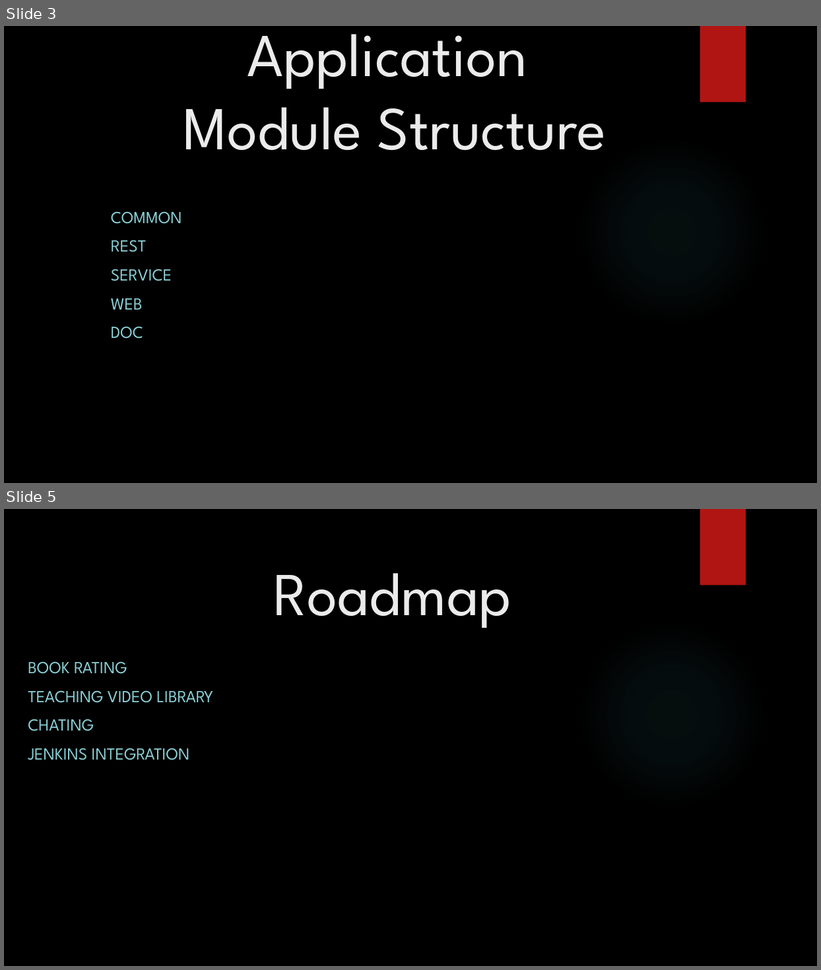
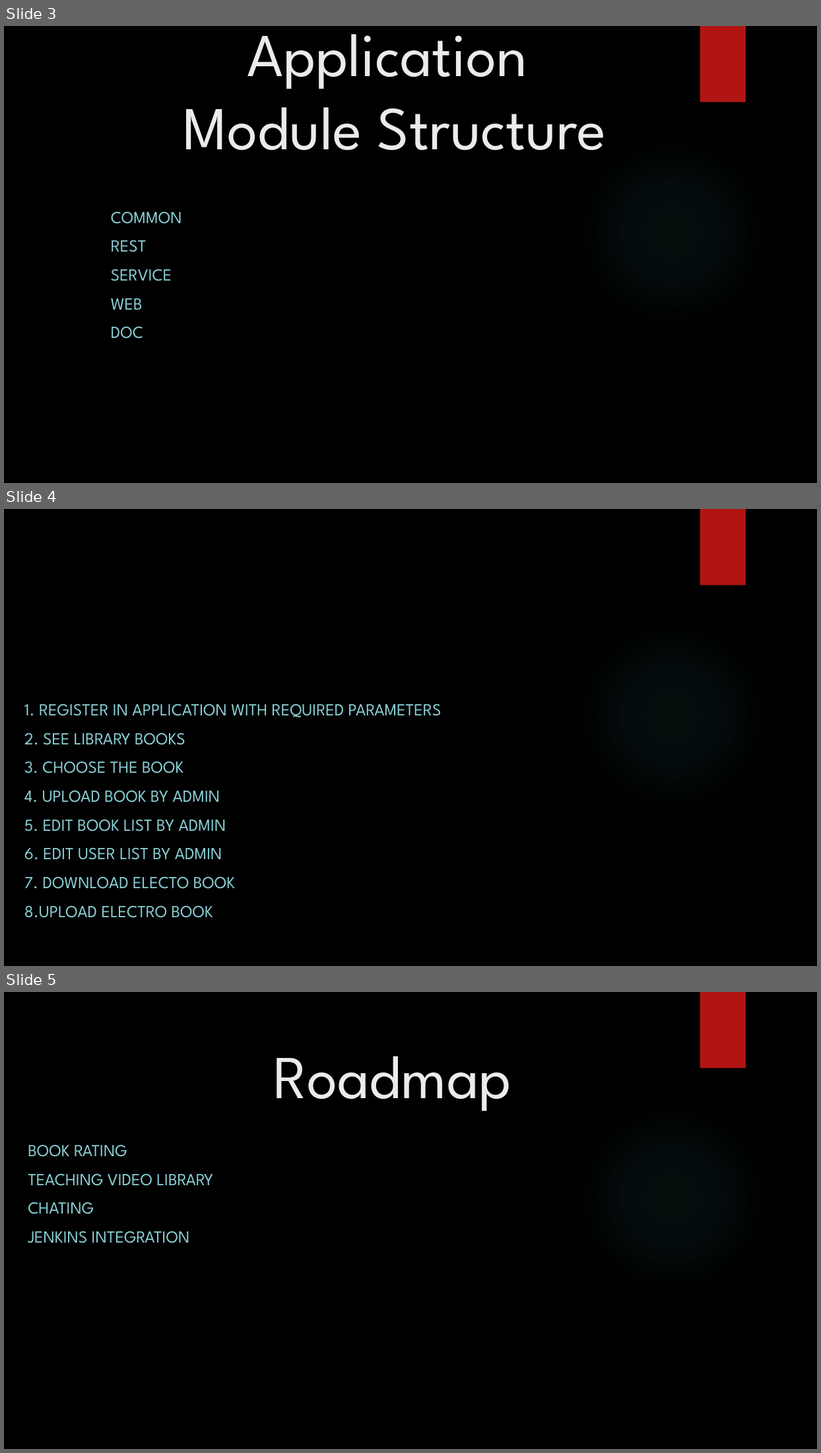
Before and after one commit to ValyaAvetisyan/gitclibrary, a slide deck: doc/Library.pptx. Shown one above the other, each under a label of ours: slides 3 and 5 before the commit, slides 3, 4 and 5 after it; the slides between them are not shown. The pictures are 821x970 and 821x1453 pixels, drawn with LibreOffice and Linux fonts; fonts in the diff are those of the drawing; background and template pictures are left out. Boxes give left, top, right and bottom in pixels: in the first picture for what was removed or moved away, otherwise in the second. Text is boxed around its words. In the diff, an @@ line names an element or a change of style, - is before the commit and + after.

```diff
--- a/doc/Library.pptx
+++ b/doc/Library.pptx
@@ slide 4 added at <box>4,509,817,966</box>, background picture (left out); not listed: 2 template elements that a slide beside it also shows @@
@@ subtitle added at <box>24,704,442,918</box>, 20 pt, text #8AD0D6 @@
+1. REGISTER IN APPLICATION WITH REQUIRED PARAMETERS
+2. SEE LIBRARY BOOKS
+3. CHOOSE THE BOOK
+4. UPLOAD BOOK BY ADMIN
+5. EDIT BOOK LIST BY ADMIN
+6. EDIT USER LIST BY ADMIN
+7. DOWNLOAD ELECTO BOOK
+8.UPLOAD ELECTRO BOOK
```
Also in this commit, not shown: 1 slide removed.
